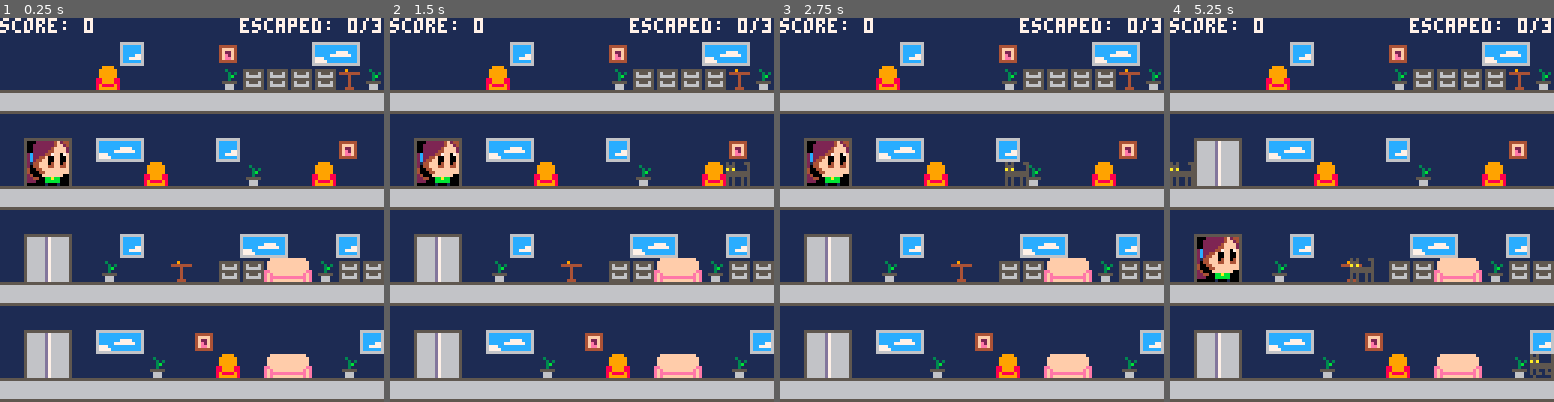
Above: before the commit, frames 1-4 (left to right).
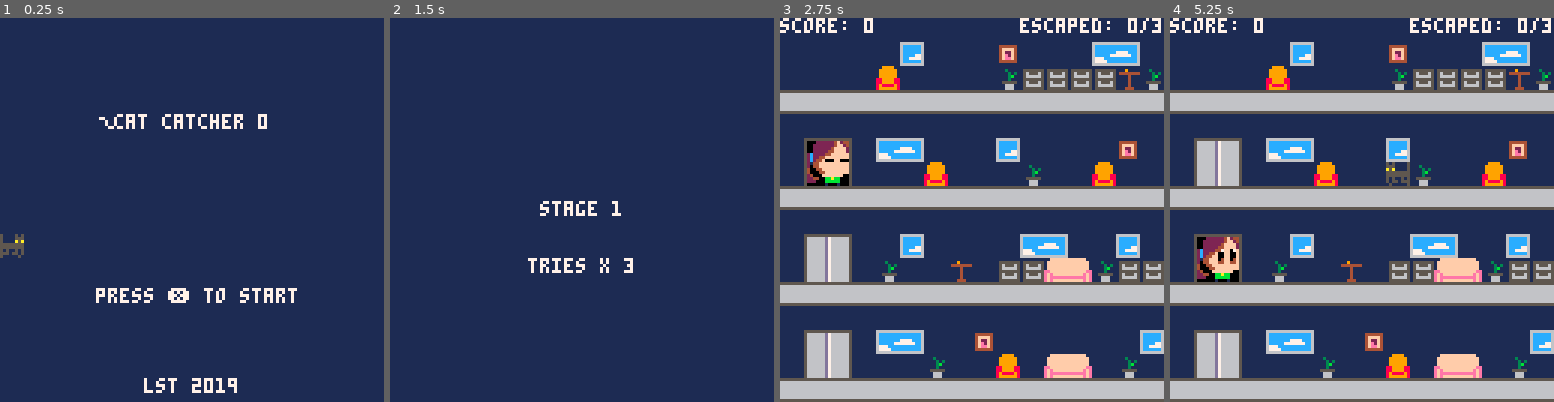
Above: after the commit, the same moments.

Repository: leonardost/cat-catcher-0
Game: PICO-8 cartridge cat_catcher_0.p8
Two runs of this game, one before a commit and one after it. Both use one fixed random seed, a clock stepped at 60 frames per second and the inputs below.
Inputs:
- Up to frame 1 (0.25 s): no input
- Up to frame 2 (1.5 s): tap X (X key) at 0.33, 1.07 s; tap O (Z key) at 0.7 s
- Up to frame 3 (2.75 s): tap O (Z key) at 1.7, 2.1, 2.5 s; tap X (X key) at 1.85 s; hold Up 2.15-2.42 s
- Up to frame 4 (5.25 s): tap O (Z key) every 0.4 s from 2.9 to 4.9 s; tap X (X key) at 2.97, 4.08, 5.2 s; hold Down 3.63-3.97 s; hold Up 4.73-5.03 s

The runs differ from the first frame. In frame 1, 43% of the frame differs, in the area x 0-100%, y 0-100%; in frame 2, 43%; in frame 3, 0.3%; in frame 4, 1.0%.

Commit message:
Create opening

Diff:
--- a/cat_catcher_0.p8
+++ b/cat_catcher_0.p8
@@ -52,7 +52,7 @@
   4 = ending
   5 = game over
   --]]
-  game_state = 2
+  game_state = 0
 
   girl = girl_actor(8, floor_base_y + 32 * current_floor)
   add(actors, girl)
@@ -199,12 +199,34 @@
 
   small_paw = sprite(1, 1, { 4 })
   big_paw = sprite(2, 2, { 104, 105, 120, 121 })
+  girl.x = -32
+  girl.y = 64
+  cat_opening = cat_actor_opening()
+  opening_phase = 1
+  bigcat_opening = bigcat_actor(0)
 end
 
 function _update()
   t += 1
 
   if game_state == 0 then
+
+    if t < 180 then
+		    girl.walk(1)
+		    if cat_opening.x <= 128 then
+		      cat_opening.update()
+		    end
+		  elseif t == 180 then
+      girl.change_to_state(5)
+      bigcat_opening.y = 64
+      bigcat_opening.x = girl.x + 24
+    elseif t < 500 then
+      girl.x -= 1
+      if bigcat_opening.x >= -16 then
+        bigcat_opening.update()
+      end
+		  end
+
     if btnp(❎) then
       game_state = 1
       stage = 1
@@ -215,6 +237,9 @@
   elseif game_state == 1 then
     -- stage introduction
   	 if t == 60 then
+    	 girl.x = 8
+    	 girl.y = floor_base_y + 32 * current_floor
+				  girl.change_to_state(1)
   	   game_state = 2
   	   escaped_cats = 0
   	   caught_cats = 0
@@ -439,9 +464,19 @@
   cls(1)
 
   if game_state == 0 then
-			 print("cat catcher 0", 64 - 26, 61)
+			 print("cat catcher 0", 64 - 26, 32)
+			 pset(37, 36, 7)
+			 pset(36, 36, 7)
+			 pset(35, 35, 7)
+			 pset(35, 34, 7)
+			 pset(34, 33, 7)
+			 pset(33, 33, 7)
 			 print("press ❎ to start", 32, 90)
 			 print("lst 2019", 64 - 16, 120)
+
+    girl.draw()
+    cat_opening.draw()
+    bigcat_opening.draw()
   elseif game_state == 1 then
     print("stage " .. stage, 64 - 14, 61)
     print("tries x " .. tries, 46, 80)
@@ -570,11 +605,20 @@
     animation_walk
   )
 
+  local girl7 = sprite(2, 2, { 21, 20, 37, 36 }, transparent_color, true)
+  animation_walk_left = animation()
+  animation_walk_left.add_frame(girl7, 30)
+  local walk_left_state = state(
+    "walk_left",
+    animation_walk_left
+  )
+
   local girl = actor(x, y, {
     idle_state,
     blink_state,
     yawn_state,
-    walk_state
+    walk_state,
+    walk_left_state,
   })
 
   function girl.update()
@@ -648,12 +692,13 @@
 end
 
 -->8
-function sprite(w, h, sprites, transparent_color)
+function sprite(w, h, sprites, transparent_color, invert_h)
   local w = w
   local h = h
   local sprites = sprites
   local self = {}
   local transparent_color = transparent_color
+  local invert_h = false or invert_h
 
   function self.draw(x, y)
 	   if transparent_color != nil then
@@ -665,7 +710,10 @@
 	       spr(
   	       sprites[i * w + j + 1],
   	       x + j * 8,
-  	       y + i * 8
+  	       y + i * 8,
+  	       1,
+  	       1,
+  	       invert_h
   	     )
   	   end
   	 end
@@ -1135,6 +1183,29 @@
   }
   local bigcat = base_bigcat_actor(sprites, floor)
   return bigcat
+end
+
+function cat_actor_opening()
+  local sprites = {
+    sprite(1, 1, { 126 }),
+    sprite(1, 1, { 127 }),
+  }
+  local cat = base_cat_actor(sprites, 0)
+
+  function cat.update()
+    cat.update_state()
+    cat.base_update()
+    cat.x += 1
+    if cat.x > 128 then
+      sfx(8)
+      cat.delete_me = true
+    end
+  end
+
+  cat.x = -8
+  cat.y = 72
+
+  return cat
 end
 
 cat_map = {
@@ -1299,15 +1370,6 @@
     sprite(1, 1, { 172 }),
     sprite(1, 1, { 173 }),
     sprite(1, 1, { 189 }),
-
-    --[[
-    sprite(1, 1, { 175 }),
-    sprite(1, 1, { 174 }),
-    sprite(1, 1, { 159 }),
-    sprite(1, 1, { 158 }),
-    sprite(1, 1, { 143 }),
-    sprite(1, 1, { 142 }),
-    --]]
   }
   local animation = animation()
   for i = 1, 14 do
@@ -1479,14 +1541,14 @@
 50600605000000055a5555a5500000554a4444a4400000445666666d766666650577755775775550b3bbbbbbbbab3bbb0000440000b0b0000003b030bb03b000
 560000650000000555a55a555555555544a44a44447474445666666d766666650577755555555755bbbbb3bbbbbb3bbb0000ff00000b00000030b00000bbb3bb
 0555555500000005555e55555555555544494444444747445666666d766666650557555777557775bbbbbb3bbbb3bbbb00004400000b00000000b00000033000
-5000000055555550655555666555555574444477744444445666666d766666650000557777755775919111009191111001011100010111100000000000000000
-5000000056000065555555555555555544444444444444445666666d766666650005577777775555999111109991111000011110000111100000000000000000
-5000000050600605555665555555555044477444444444405666666d766666650005777777777500a0a11110a0a11110a0a11110a0a111100000000000000000
-5000000050067005556006555555055044700744444404405666666d766666650005777777777500000040000000400000000000000000000000000000000000
-5000000050066005550000550550055544000044044004445666666d766666650005577557777500000040000000400000000000000000000000000000000000
-5000000050600605556000550550055544700044044004445666666d766666650000555555775500010110100101101001011010010110100000000000000000
-5000000056000065566000560555005547700047044400445666666d766666650000000005555000010110100100100001011010010010000000000000000000
-5000000005555555000000660556006600000077044700775666666d766666650000000000000000010110101011111001011010101111100000000000000000
+5000000055555550655555666555555574444477744444445666666d766666650000557777755775919111009191111001011100010111105500050550000505
+5000000056000065555555555555555544444444444444445666666d766666650005577777775555999111109991111000011110000111105000055550000555
+5000000050600605555665555555555044477444444444405666666d766666650005777777777500a0a11110a0a11110a0a11110a0a1111050000a5a50000a5a
+5000000050067005556006555555055044700744444404405666666d766666650005777777777500000040000000400000000000000000005555555555555555
+5000000050066005550000550550055544000044044004445666666d766666650005577557777500000040000000400000000000000000005555555555555555
+5000000050600605556000550550055544700044044004445666666d766666650000555555775500010110100101101001011010010110105050050550500505
+5000000056000065566000560555005547700047044400445666666d766666650000000005555000010110100100100001011010010010005050050555505505
+5000000005555555000000660556006600000077044700775666666d766666650000000000000000010110101011111001011010101111105050050550000050
 00aaaa000000665000aaaa000000000000aaaa0000000000555555555555555500000000000900000000000000000000007777000000000009a00a9009a00090
 04aaaaa00000655504aaaaa00000665504aaaaa0000066555566665555666655006000000000000000000ffffff0000006666670000000009a9700a99a9700a9
 444444440000005544444444000065554444444400006555566665555666666506760000000000000000f000000f0000d6656667000c0000a000009a0000a09a
